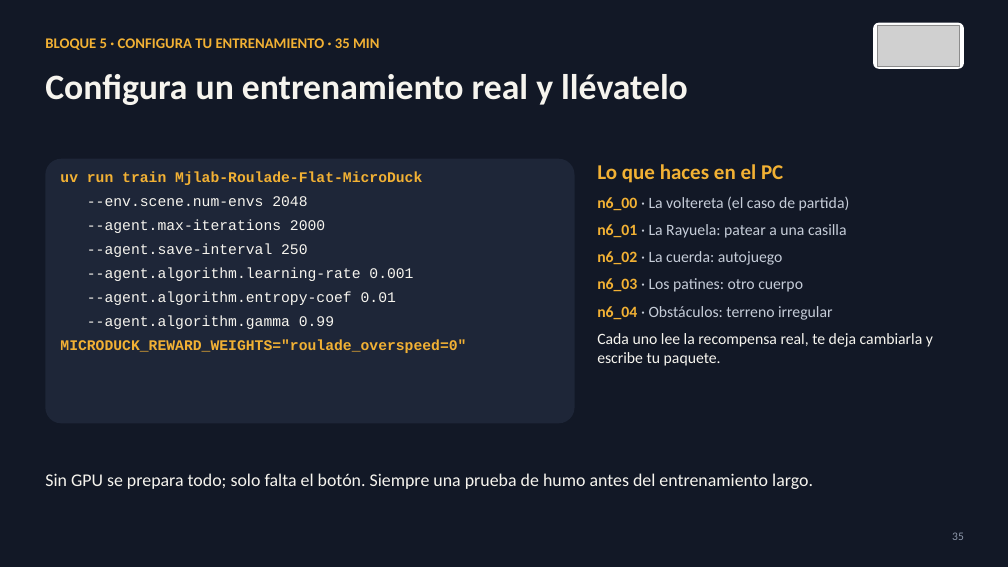
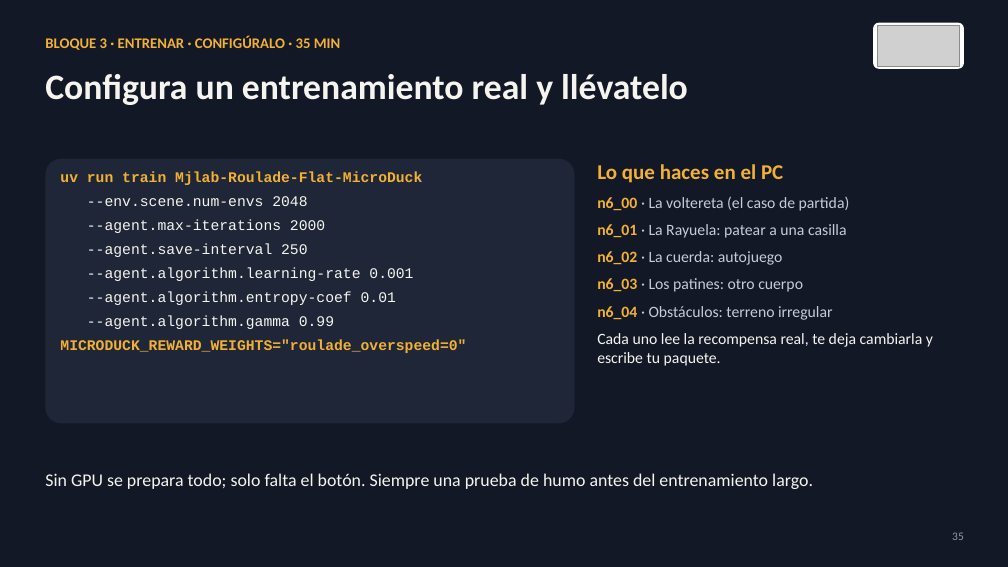
Before and after one commit to david2526IA/taller_microduck_windows, a slide deck: slide 35 of workshop-ia-fisica/presentaciones/Presentacion_03_taller_completo.pptx. Drawn at 1008x567 pixels with LibreOffice and Linux fonts; fonts in the diff are those of the drawing; grey boxes stand for pictures. Boxes give left, top, right and bottom in pixels: in the first picture for what was removed or moved away, otherwise in the second. Text is boxed around its words. In the diff, an @@ line names an element or a change of style, - is before the commit and + after.

Commit message:
Taller en cuatro bloques como el video y la descripcion oficial: Modelar, El entorno y el RL, Entrenar, Desplegar; casos de uso al final

```diff
--- a/workshop-ia-fisica/presentaciones/Presentacion_03_taller_completo.pptx
+++ b/workshop-ia-fisica/presentaciones/Presentacion_03_taller_completo.pptx
@@ text at bbox=[45, 36, 340, 50]: text changed @@
-BLOQUE 5 · CONFIGURA TU ENTRENAMIENTO · 35 MIN
+BLOQUE 3 · ENTRENAR · CONFIGÚRALO · 35 MIN
```
Also in this commit, not shown: 40 other slides changed, 3 other files.
